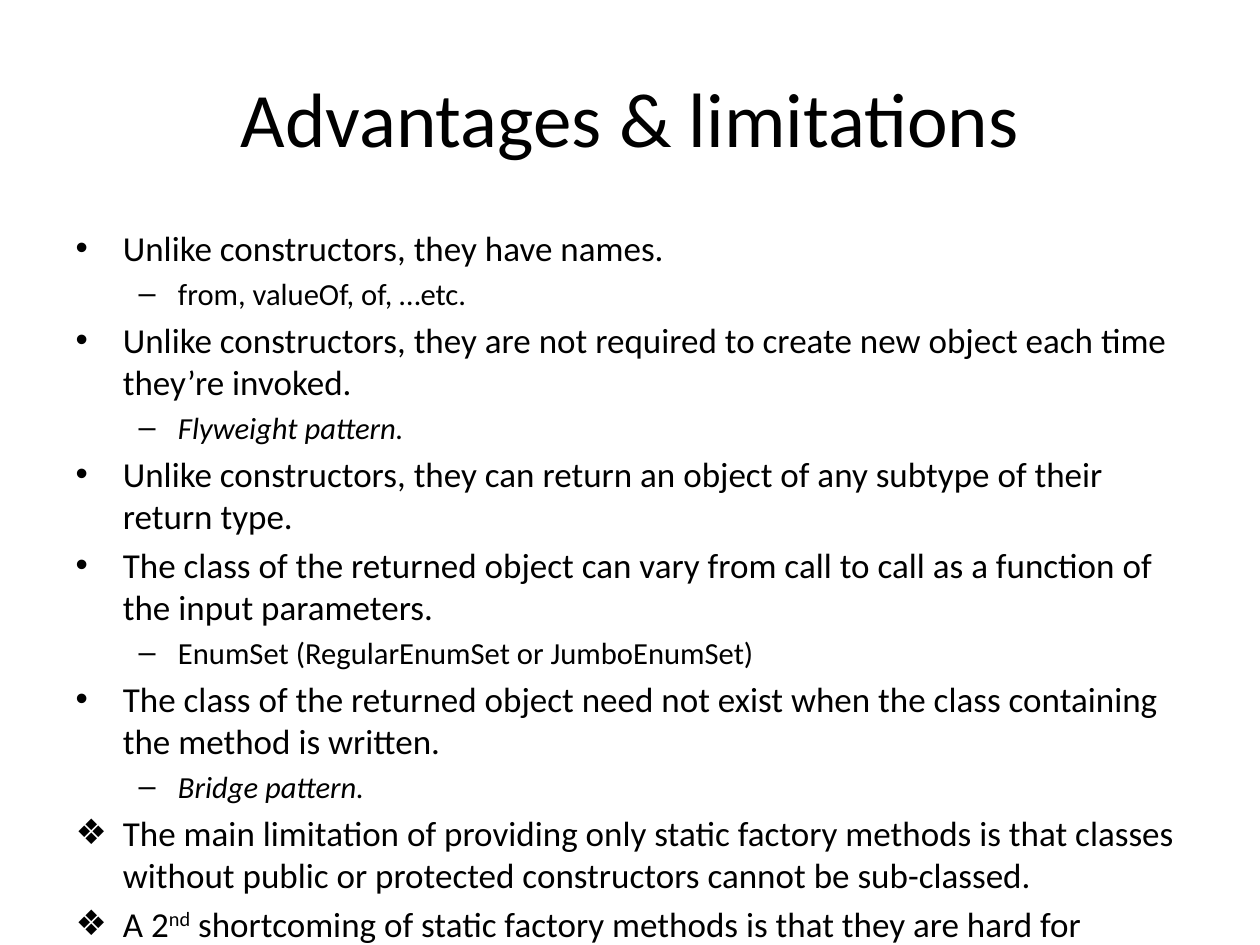
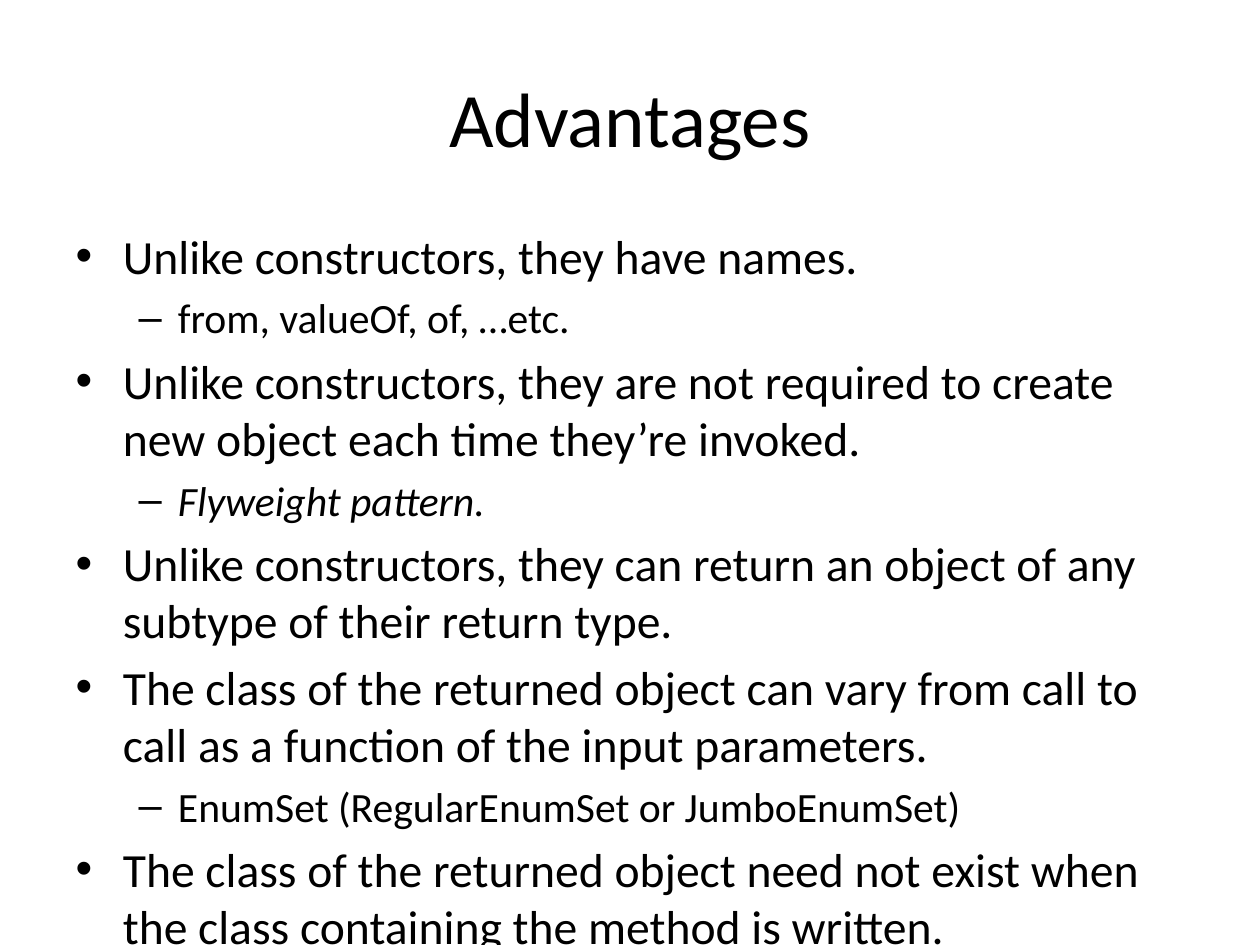
Before and after one commit to wsw621012/EffectiveJava3, a slide deck: slide 5 of introduction.pptx (slide 4 before the commit). Drawn at 1260x945 pixels with LibreOffice and Linux fonts; fonts in the diff are those of the drawing. Boxes give left, top, right and bottom in pixels: in the first picture for what was removed or moved away, otherwise in the second. Text is boxed around its words. In the diff, an @@ line names an element or a change of style, - is before the commit and + after.

```diff
--- a/introduction.pptx
+++ b/introduction.pptx
@@ title at box(449, 93, 810, 161): text changed @@
-Advantages & limitations
+Advantages
@@ text "Unlike constructors, they have names." at box(123, 241, 1139, 945): size 20 to 27.2 pt in "Unlike constructors, they have names.", "Unlike constructors, they are not required to ...", "Unlike constructors, they can return an object ...", "The class of the returned object can ..." and 1 more places; size 17.5 to 23.8 pt in "from, valueOf, of, …etc.", "Flyweight pattern.", "EnumSet (RegularEnumSet or JumboEnumSet)", "Bridge pattern."; more space between paragraphs @@
@@ text at box(123, 821, 1173, 943): paragraphs removed @@
-❖ The main limitation of providing only static factory methods is that classes without public or protected constructors cannot be sub-classed.
-❖ A 2nd shortcoming of static factory methods is that they are hard for programmers to find.
```
Also in this commit, not shown: 2 other slides changed, 8 slides added, 2 other files.
